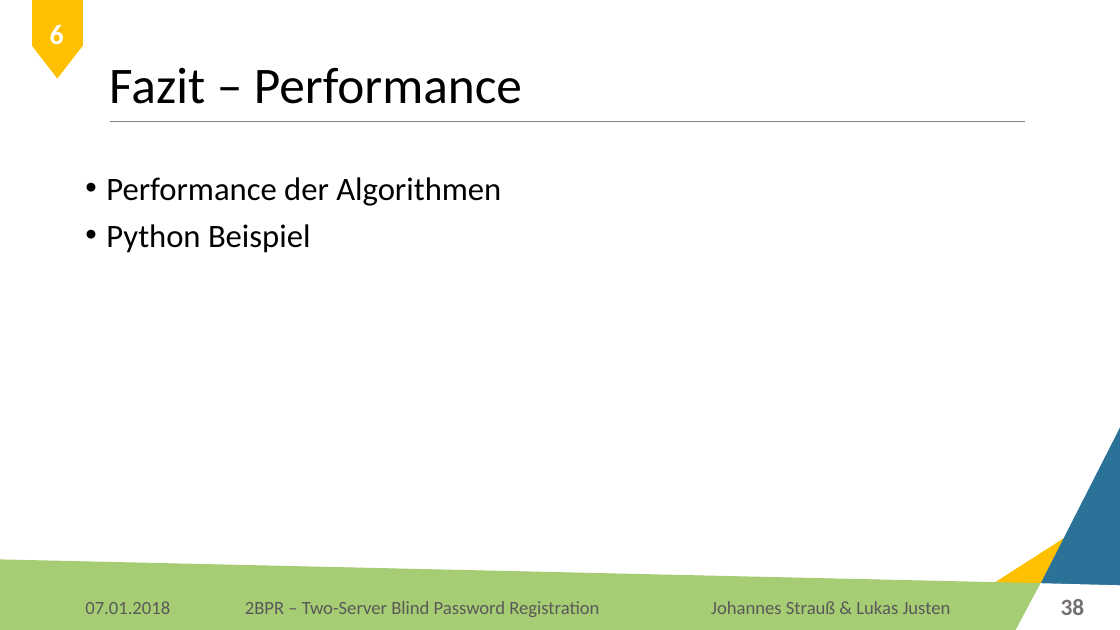
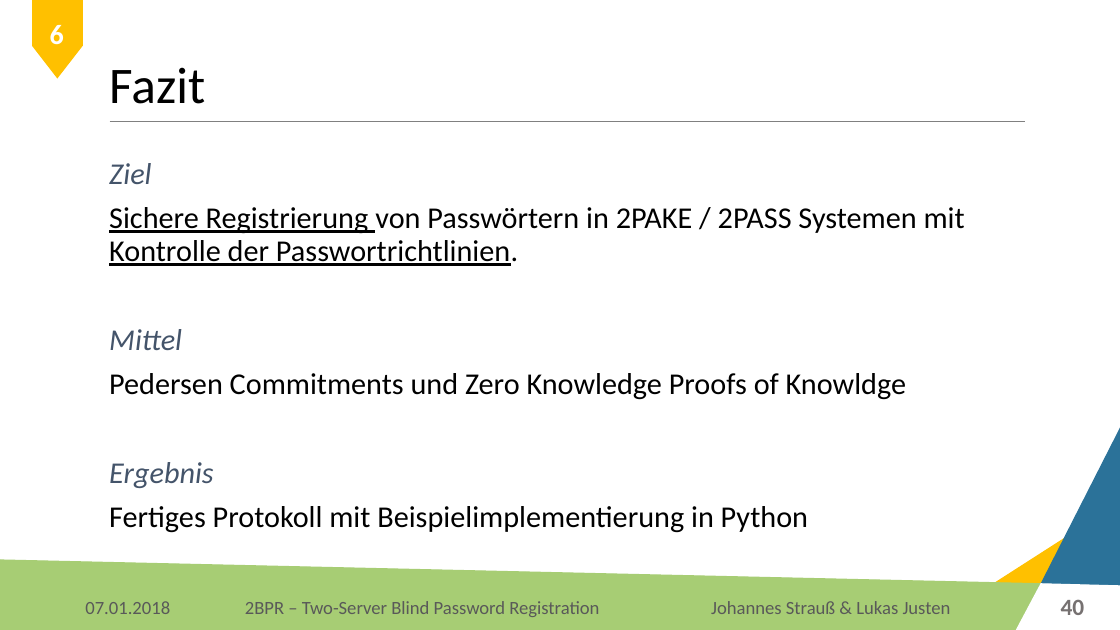
Before and after one commit to Lukas-Justen/IT-Security-2BPR, a slide deck: slide 40 of 2BPR.pptx (slide 38 before the commit). Drawn at 1120x630 pixels with LibreOffice and Linux fonts; fonts in the diff are those of the drawing; background and template pictures are left out. Boxes give left, top, right and bottom in pixels: in the first picture for what was removed or moved away, otherwise in the second. Text is boxed around its words. In the diff, an @@ line names an element or a change of style, - is before the commit and + after.

Commit message:
Aktualisierung zu Fazit, Client Preparation und Share Verifikation

```diff
--- a/2BPR.pptx
+++ b/2BPR.pptx
@@ title at (109, 67, 205, 104): text changed @@
-Fazit – Performance
+Fazit
@@ text at (109, 163, 965, 533): text changed; size 28 to 25.9 pt @@
-• Performance der Algorithmen
-• Python Beispiel
+Ziel
+Sichere Registrierung von Passwörtern in 2PAKE / 2PASS Systemen mit Kontrolle der Passwortrichtlinien.
+Mittel
+Pedersen Commitments und Zero Knowledge Proofs of Knowldge
+Ergebnis
+Fertiges Protokoll mit Beispielimplementierung in Python
@@ page number at (1061, 600, 1085, 615): text changed @@
-38
+40
```
Also in this commit, not shown: 10 other slides changed, 3 slides added, 1 slide removed, 1 other file.
